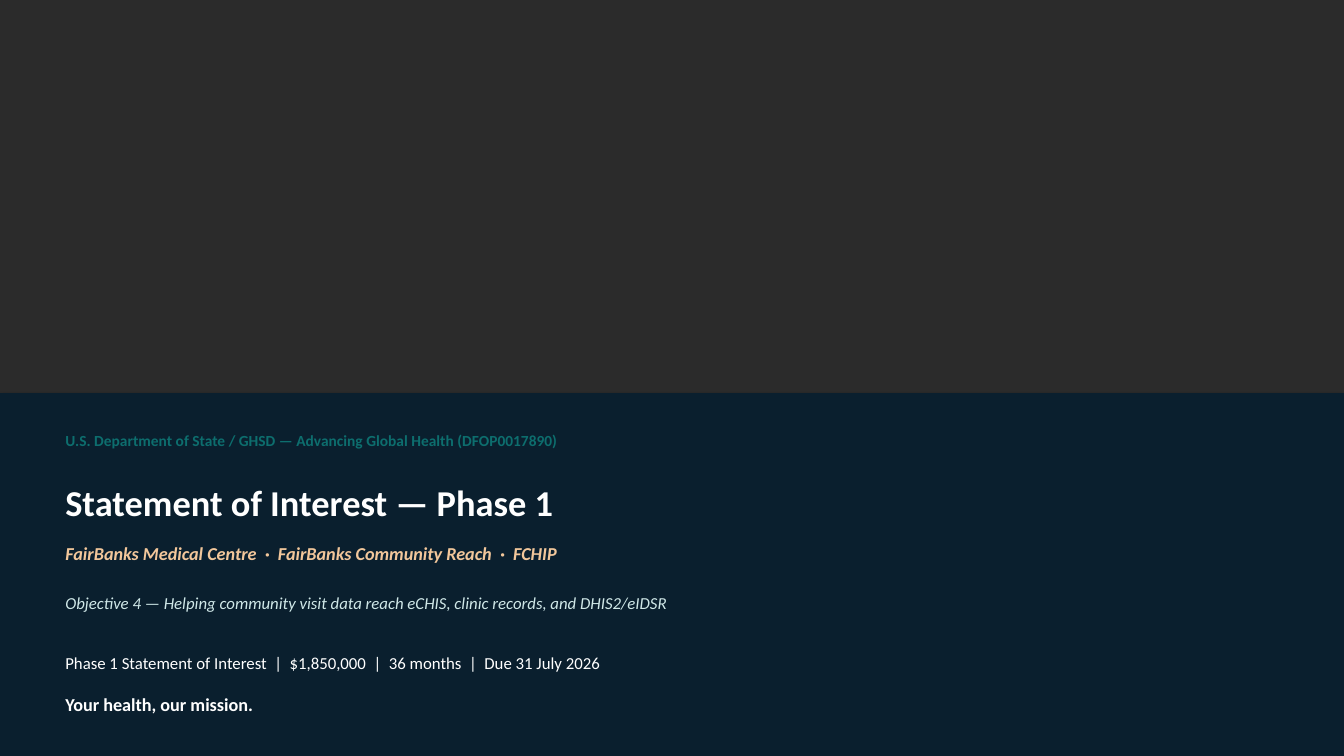
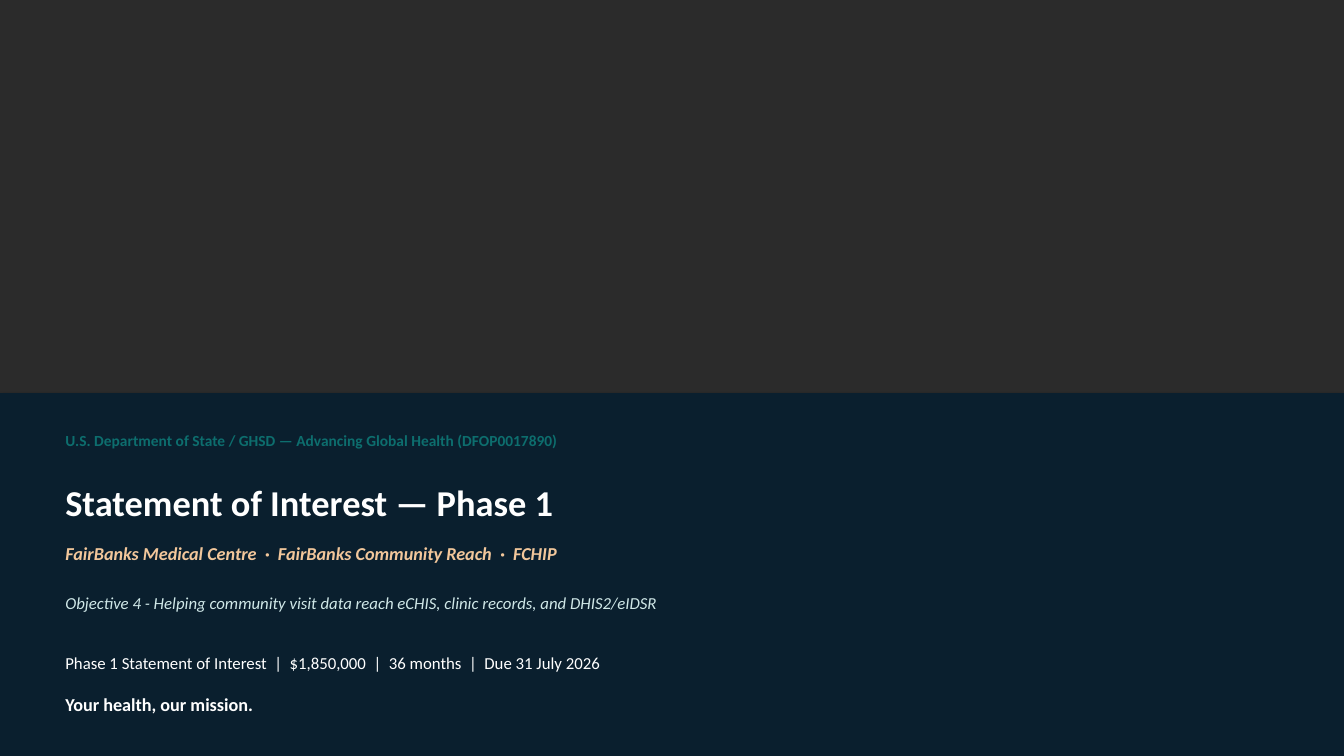
Before and after one commit to WASSWA2624/fairbanks, a slide deck: slide 1 of applications/dos-uganda/documents/dos-uganda_ppt.pptx. Drawn at 1344x756 pixels with LibreOffice and Linux fonts; fonts in the diff are those of the drawing; background and template pictures are left out; a plain dark background stands for a picture behind light text. Boxes give left, top, right and bottom in pixels: in the first picture for what was removed or moved away, otherwise in the second. Text is boxed around its words. In the diff, an @@ line names an element or a change of style, - is before the commit and + after.

```diff
--- a/applications/dos-uganda/documents/dos-uganda_ppt.pptx
+++ b/applications/dos-uganda/documents/dos-uganda_ppt.pptx
@@ text at (65,597,657,612): text changed @@
-Objective 4 — Helping community visit data reach eCHIS, clinic records, and DHIS2/eIDSR
+Objective 4 - Helping community visit data reach eCHIS, clinic records, and DHIS2/eIDSR
```
Also in this commit, not shown: 2 other slides changed, 4 other files.
